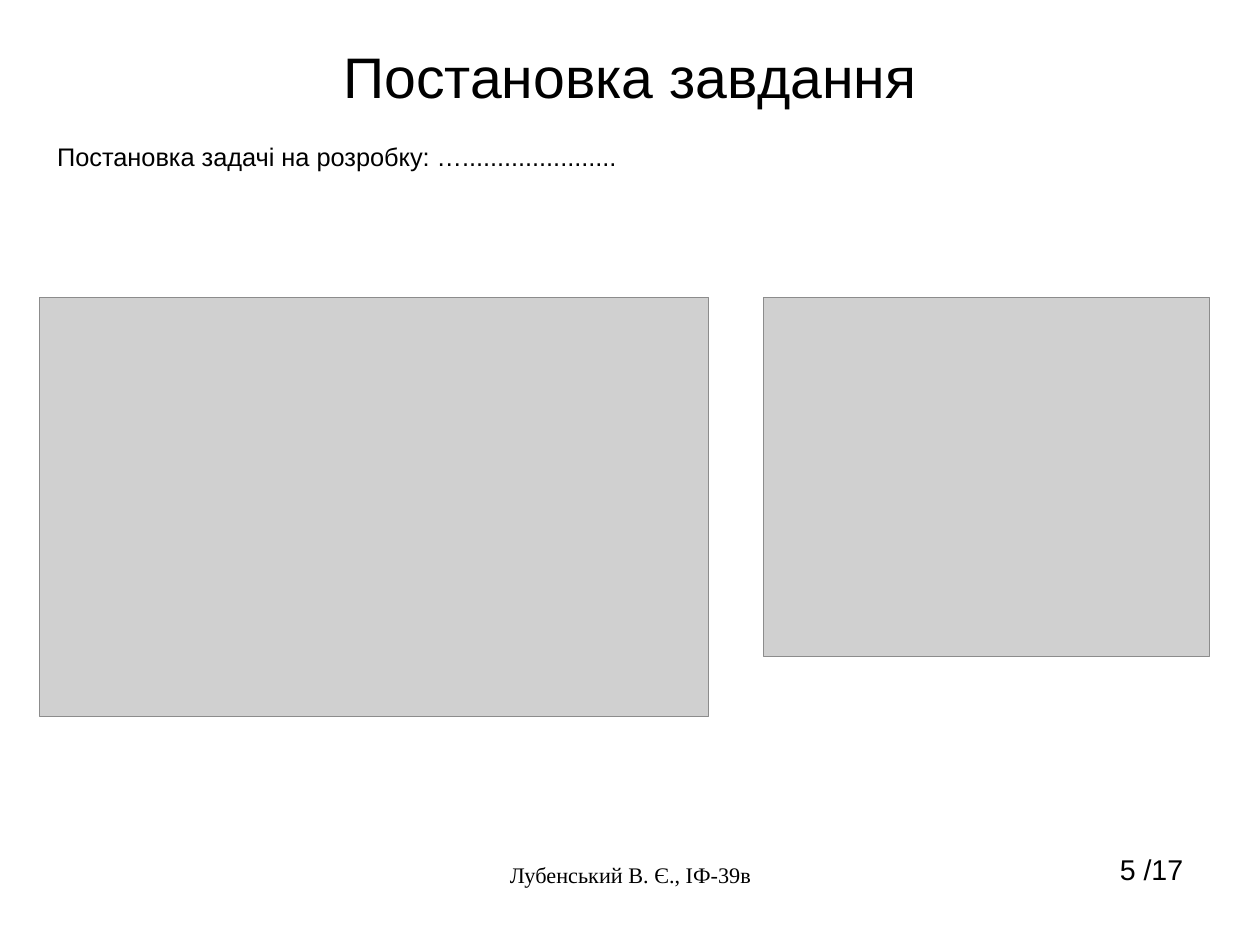
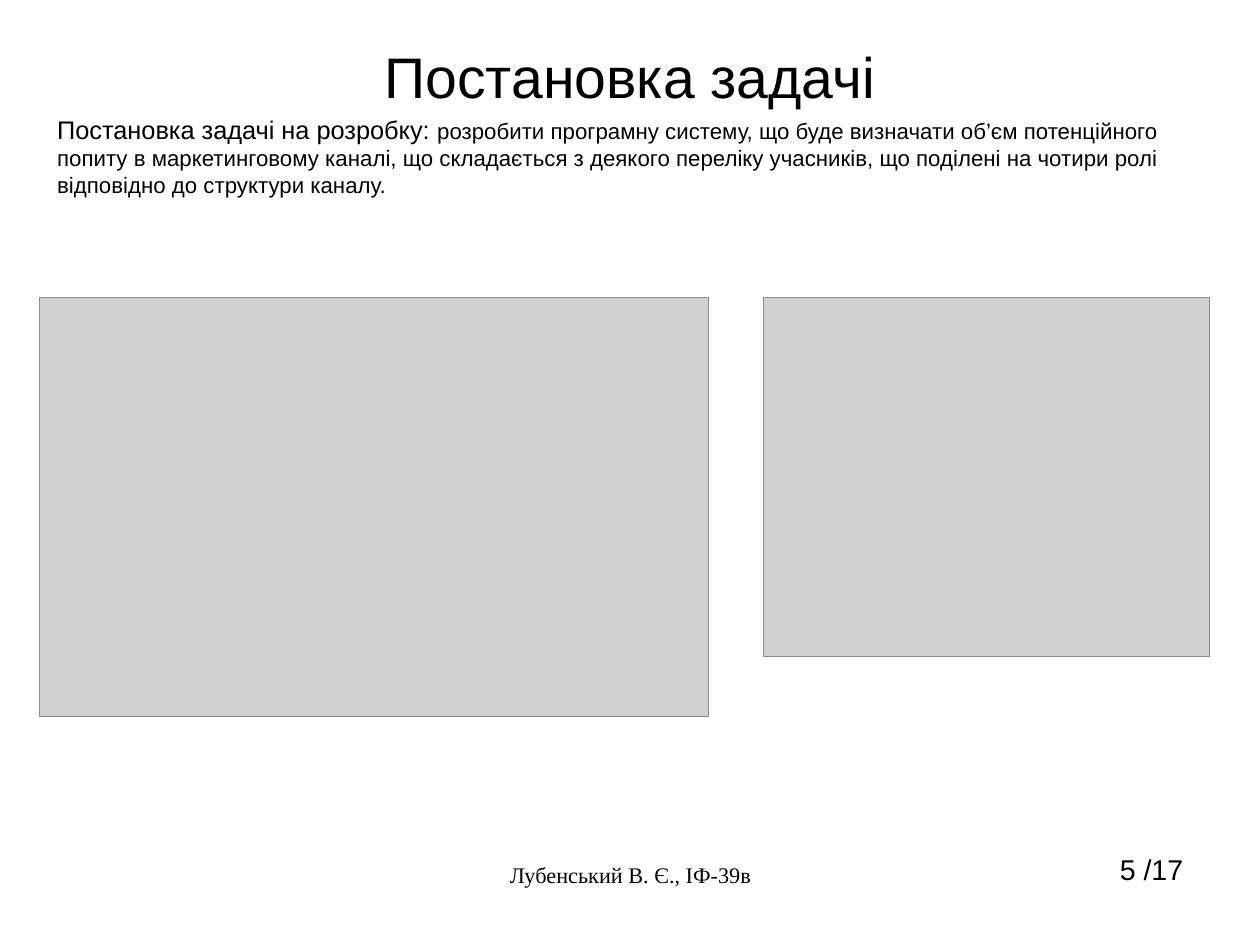
Before and after one commit to Bhanditz/LaTeX-STVUZ-KhPI, a slide deck: slide 5 of lubenskiy.odp. Drawn at 1260x945 pixels with LibreOffice and Linux fonts; fonts in the diff are those of the drawing; grey boxes stand for pictures. Boxes give left, top, right and bottom in pixels: in the first picture for what was removed or moved away, otherwise in the second. Text is boxed around its words. In the diff, an @@ line names an element or a change of style, - is before the commit and + after.

```diff
--- a/lubenskiy.odp
+++ b/lubenskiy.odp
@@ title at box(385, 56, 875, 109): text changed @@
-Постановка завдання
+Постановка задачі
@@ title at box(57, 120, 1157, 198): text changed; size 16 to 14 pt @@
-Постановка задачі на розробку: …......................
+Постановка задачі на розробку: розробити програмну систему, що буде визначати об’єм потенційного попиту в маркетинговому каналі, що складається з деякого переліку учасників, що поділені на чотири ролі відповідно до структури каналу.
```
Also in this commit, not shown: 3 other slides changed, 7 other files.
